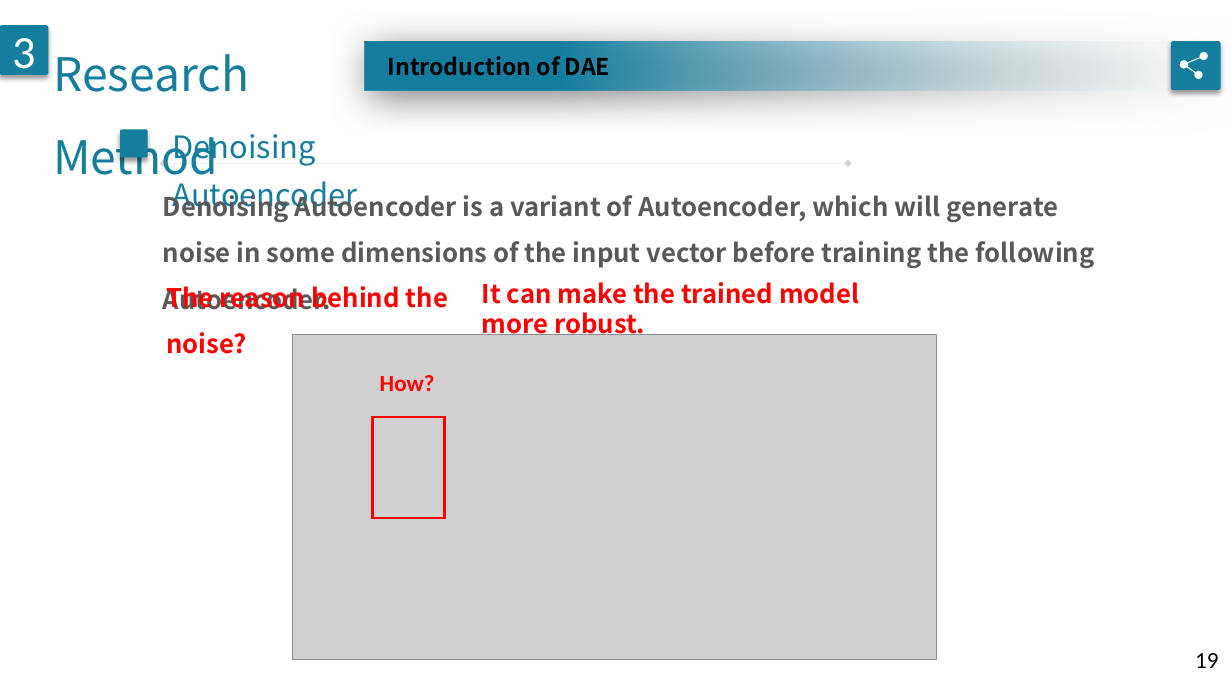
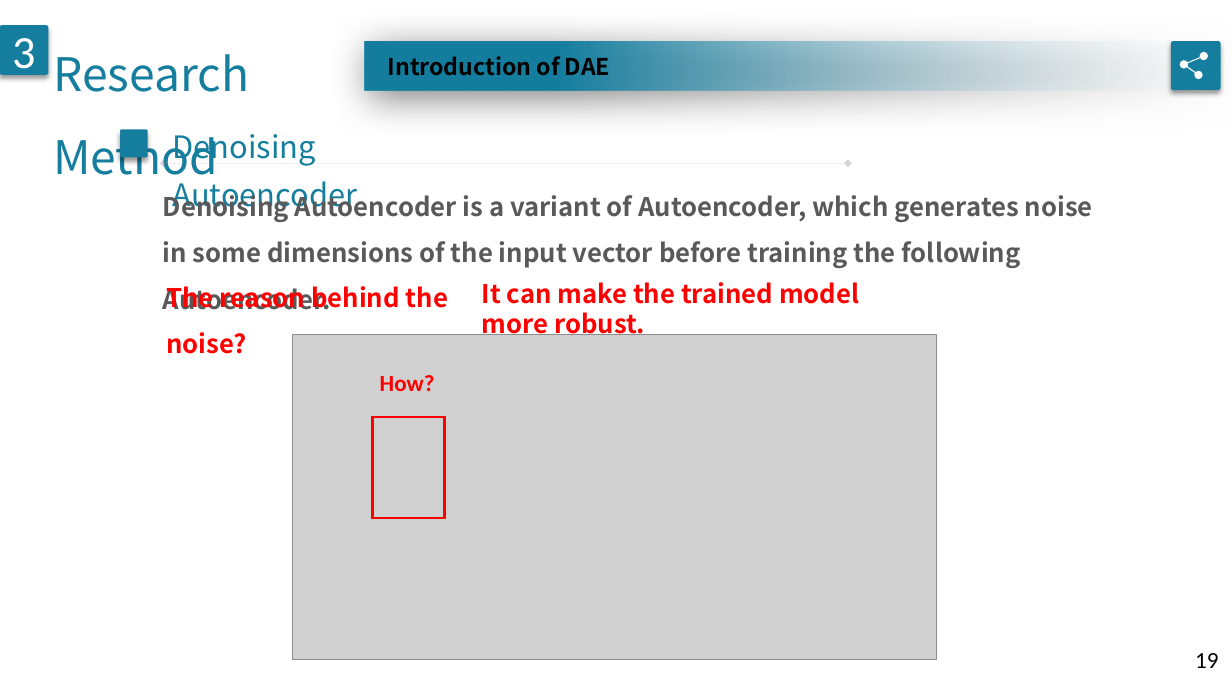
Before and after one commit to geminiwoo/oral-exam, a slide deck: slide 19 of 口試.pptx. Drawn at 1232x693 pixels with LibreOffice and Linux fonts; fonts in the diff are those of the drawing; grey boxes stand for pictures. Boxes give left, top, right and bottom in pixels: in the first picture for what was removed or moved away, otherwise in the second. Text is boxed around its words. In the diff, an @@ line names an element or a change of style, - is before the commit and + after.

Commit message:
ppt_0621

```diff
--- a/口試.pptx
+++ b/口試.pptx
@@ text at [163,190,1093,268]: text changed @@
-Denoising Autoencoder is a variant of Autoencoder, which will generate noise in some dimensions of the input vector before training the following Autoencoder.
+Denoising Autoencoder is a variant of Autoencoder, which generates noise in some dimensions of the input vector before training the following Autoencoder.
```
Also in this commit, not shown: 3 other slides changed.
